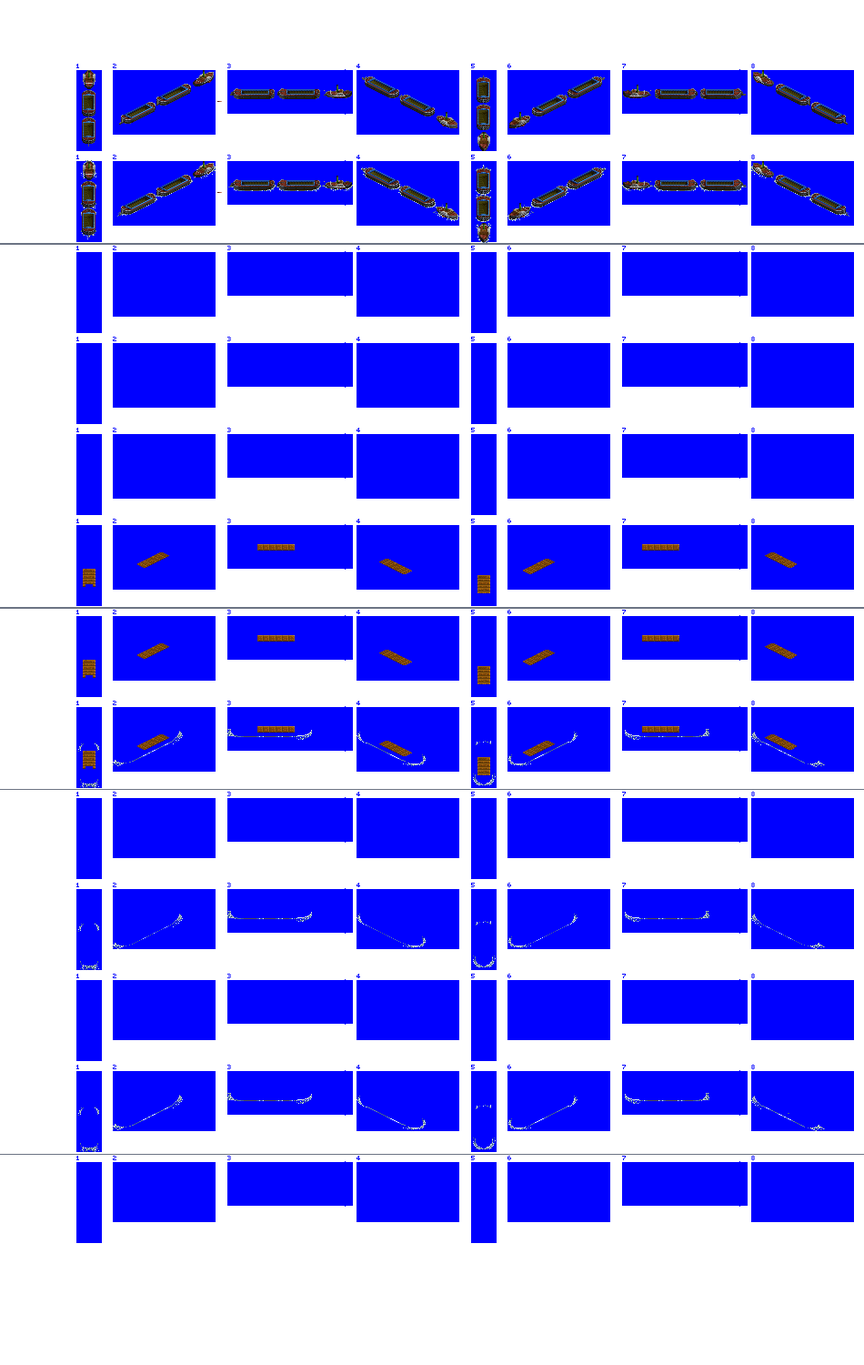
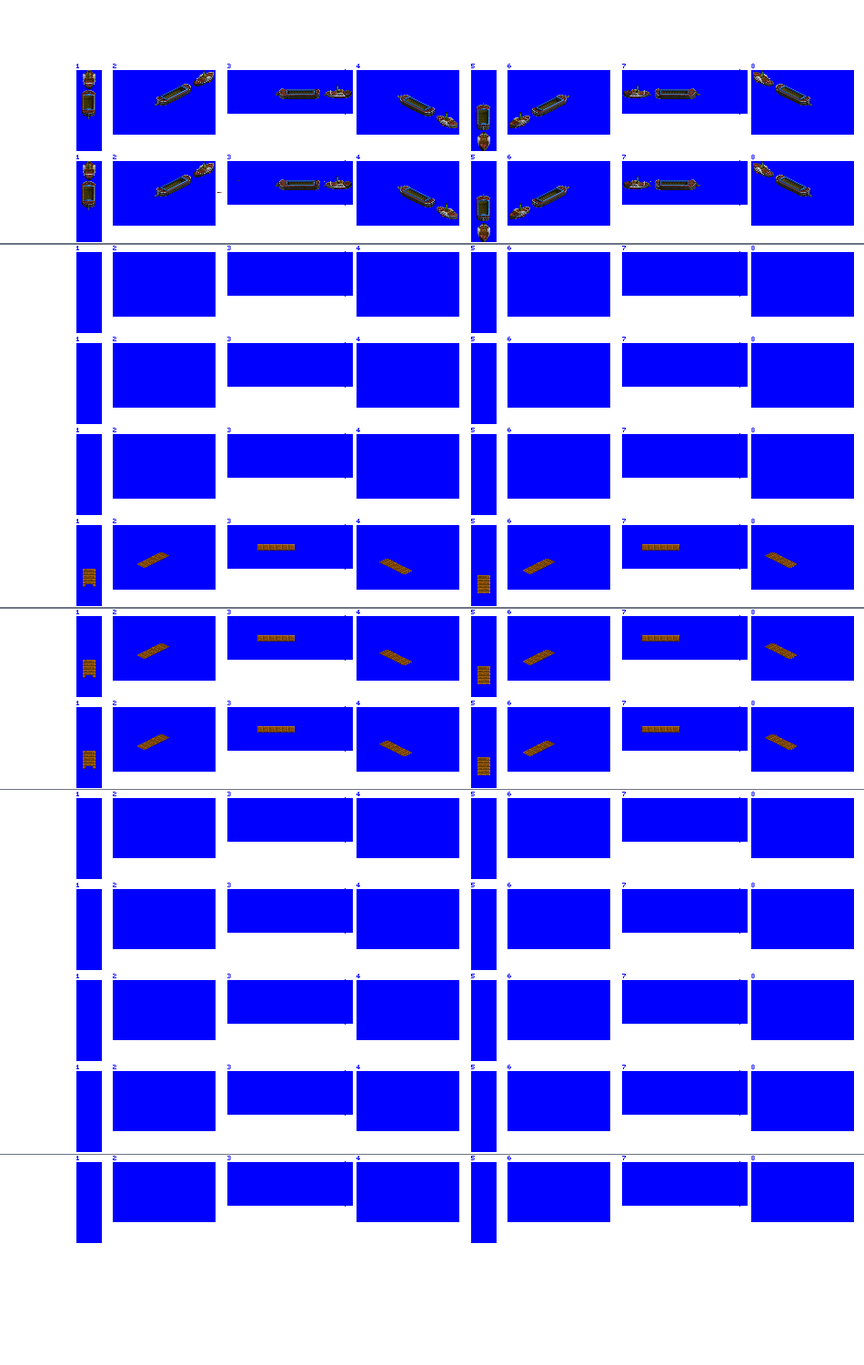
Layers edited between the first and the second 864×1365 image:
hid "prop / bow wash" over [78, 160, 850, 1152]
added layer "1 barge small" above "2 barge small" over [81, 80, 813, 222]
renamed "2barge small" to "2 barge small", hid it over [81, 75, 848, 238]
painted on "Saint Marie" over [217, 89, 652, 102]
